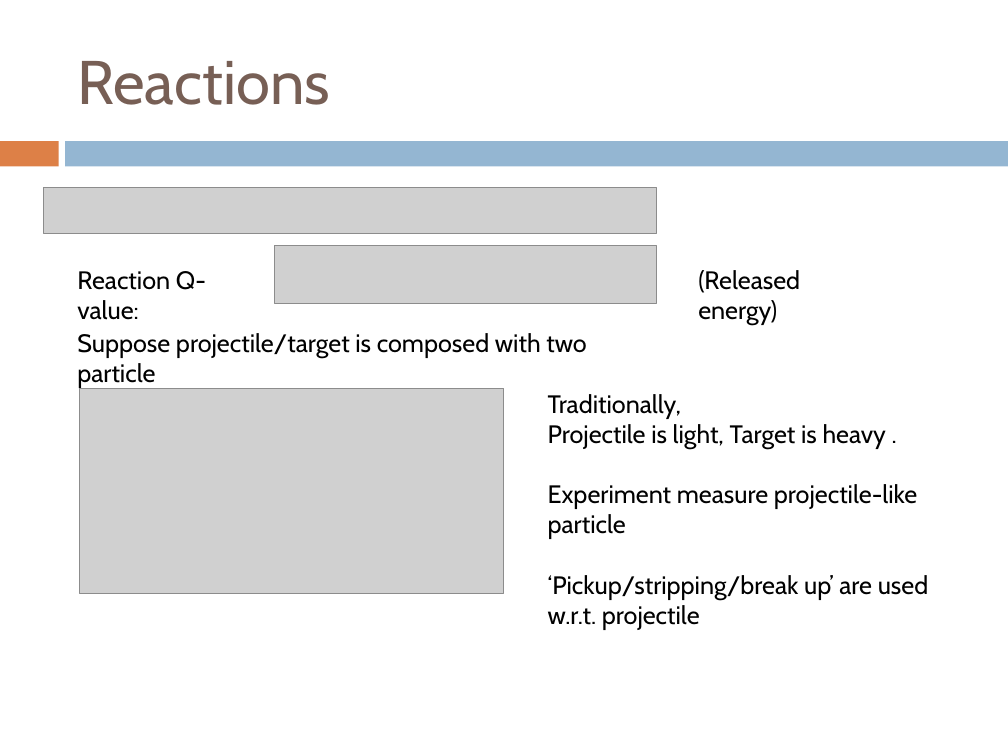
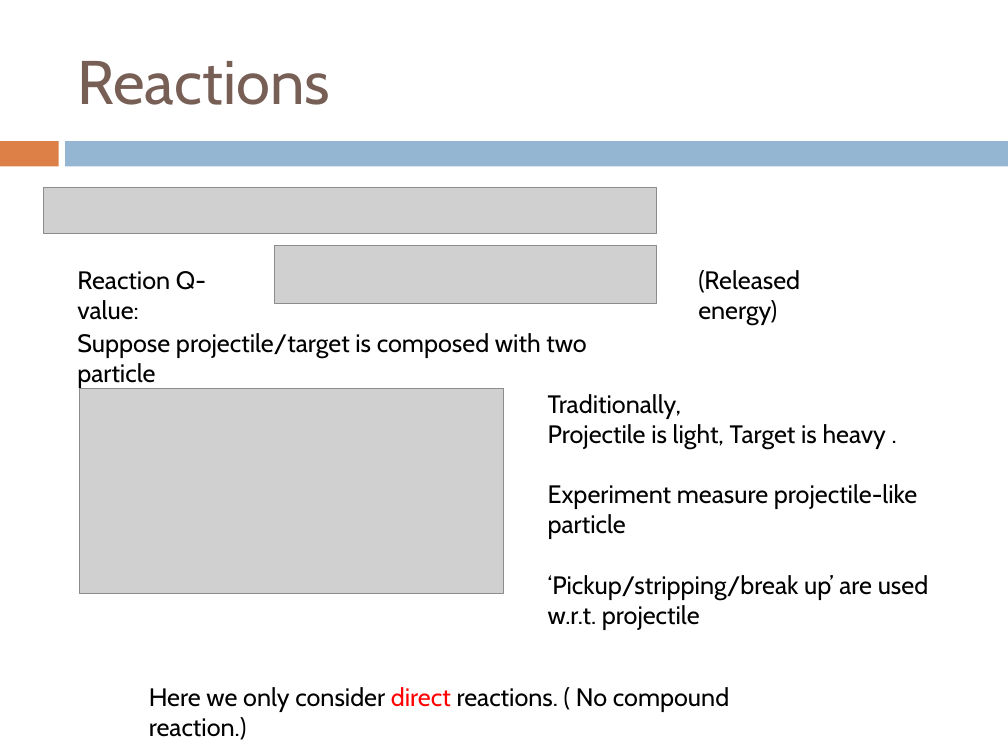
Before and after one commit to alphacentaury-github/NPSS2020, a slide deck: slide 7 of 20201007_ReactionGUI.pptx. Drawn at 1008x756 pixels with LibreOffice and Linux fonts; fonts in the diff are those of the drawing; grey boxes stand for pictures. Boxes give left, top, right and bottom in pixels: in the first picture for what was removed or moved away, otherwise in the second. Text is boxed around its words. In the diff, an @@ line names an element or a change of style, - is before the commit and + after.

```diff
--- a/20201007_ReactionGUI.pptx
+++ b/20201007_ReactionGUI.pptx
@@ text added at [149, 687, 729, 740], 18 pt, text #000000 @@
+Here we only consider direct reactions. ( No compound reaction.)
```
Also in this commit, not shown: 2 other slides changed.
